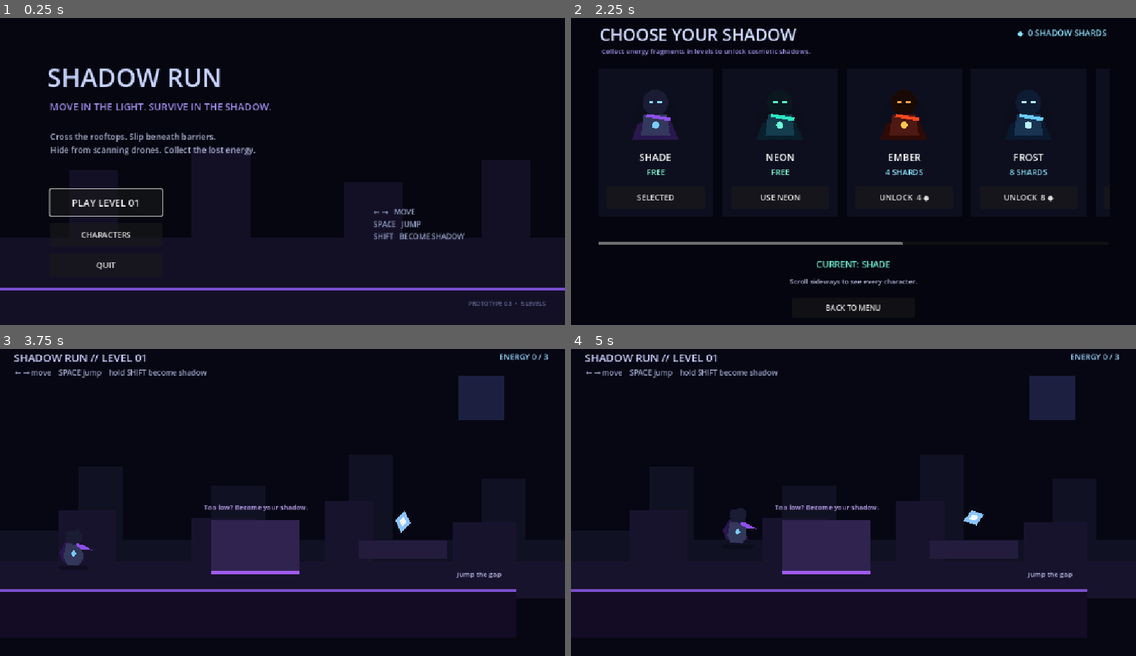
Above: before the commit, frames 1-4 (two rows, left to right).
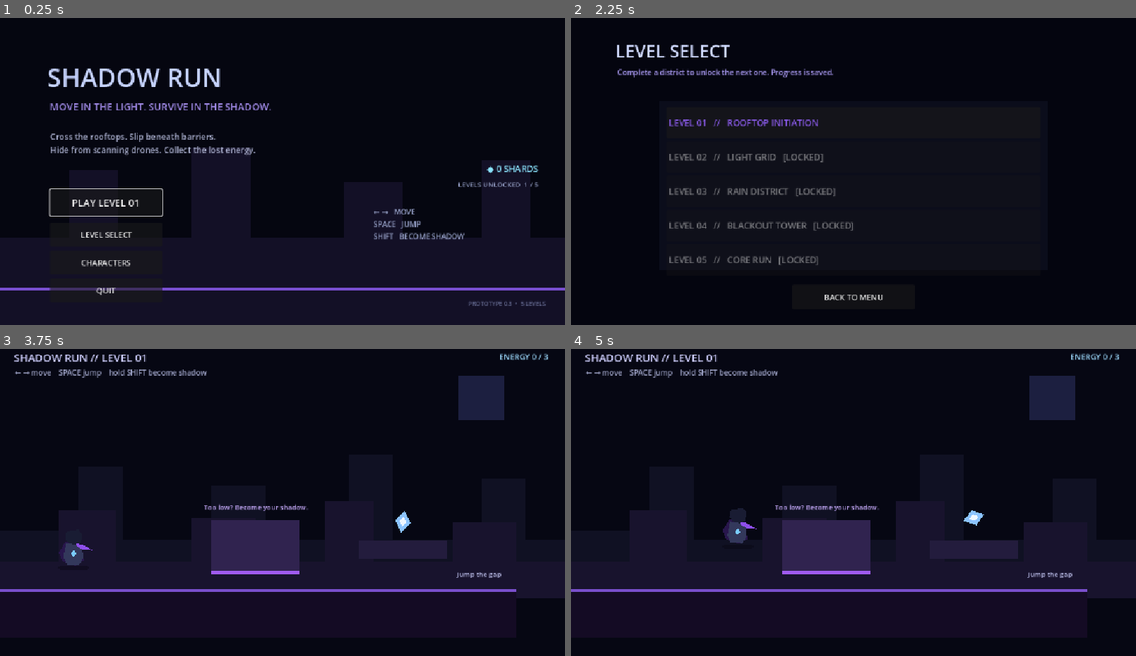
Above: after the commit, the same moments.

Repository: Yass29/shadow-run
Game: Godot game, scene res://main_menu.tscn
The game is run twice, just before and just after one commit, with the same random seed, the same clock (stepped at 60 frames per second) and the same inputs.
Inputs (mouse positions are in pixels of both pictures, inside the frame that each line leads up to):
- Up to frame 1 (0.25 s): no input
- Up to frame 2 (2.25 s): click "CHARACTERS" at 0.5 s; click "BACK TO MENU" at 1.25 s; click (678, 235) at 2 s, where only the run after the commit has a clickable "LEVEL SELECT"
- Up to frame 3 (3.75 s): click "BACK TO MENU" at 2.75 s; click "PLAY LEVEL 01" at 3.5 s
- Up to frame 4 (5 s): tap Enter (ui_accept) at 4.25 s; hold Right (ui_right) from 4.28 s (still down); hold Enter (ui_accept) from 4.28 s (still down)

The runs differ from the first frame. In frame 1, 0.7% of the frame differs, in the area x 8-96%, y 47-91%; in frame 2, 8.0%, in the area x 4-95%, y 3-96%; in frame 3, less than 0.1%; in frame 4, less than 0.1%.
Error before the commit: Invalid assignment of property or key 'text' with value of type 'String' on a base object of type 'null instance'. (res://main_menu.gd:5)

Commit message:
Add progression HUD and level select button

Diff:
--- a/main_menu.tscn
+++ b/main_menu.tscn
@@ -67,21 +67,49 @@
 theme_override_font_sizes/font_size = 20
 text = "PLAY LEVEL 01"
 
-[node name="CharactersButton" type="Button" parent="."]
+[node name="LevelsButton" type="Button" parent="."]
 offset_left = 102.0
 offset_top = 438.0
 offset_right = 330.0
 offset_bottom = 487.0
 theme_override_font_sizes/font_size = 16
+text = "LEVEL SELECT"
+
+[node name="CharactersButton" type="Button" parent="."]
+offset_left = 102.0
+offset_top = 495.0
+offset_right = 330.0
+offset_bottom = 544.0
+theme_override_font_sizes/font_size = 16
 text = "CHARACTERS"
 
 [node name="QuitButton" type="Button" parent="."]
 offset_left = 102.0
-offset_top = 500.0
+offset_top = 552.0
 offset_right = 330.0
-offset_bottom = 549.0
+offset_bottom = 601.0
 theme_override_font_sizes/font_size = 16
 text = "QUIT"
+
+[node name="ShardCounter" type="Label" parent="."]
+offset_left = 790.0
+offset_top = 315.0
+offset_right = 1095.0
+offset_bottom = 345.0
+theme_override_colors/font_color = Color(0.55, 0.90, 1, 1)
+theme_override_font_sizes/font_size = 18
+text = "◆ 0 SHARDS"
+horizontal_alignment = 2
+
+[node name="Progress" type="Label" parent="."]
+offset_left = 790.0
+offset_top = 350.0
+offset_right = 1095.0
+offset_bottom = 378.0
+theme_override_colors/font_color = Color(0.58, 0.62, 0.77, 1)
+theme_override_font_sizes/font_size = 14
+text = "LEVELS UNLOCKED  1 / 5"
+horizontal_alignment = 2
 
 [node name="Controls" type="Label" parent="."]
 offset_left = 760.0
@@ -103,5 +131,6 @@
 horizontal_alignment = 2
 
 [connection signal="pressed" from="PlayButton" to="." method="_on_play_pressed"]
+[connection signal="pressed" from="LevelsButton" to="." method="_on_levels_pressed"]
 [connection signal="pressed" from="CharactersButton" to="." method="_on_characters_pressed"]
 [connection signal="pressed" from="QuitButton" to="." method="_on_quit_pressed"]
